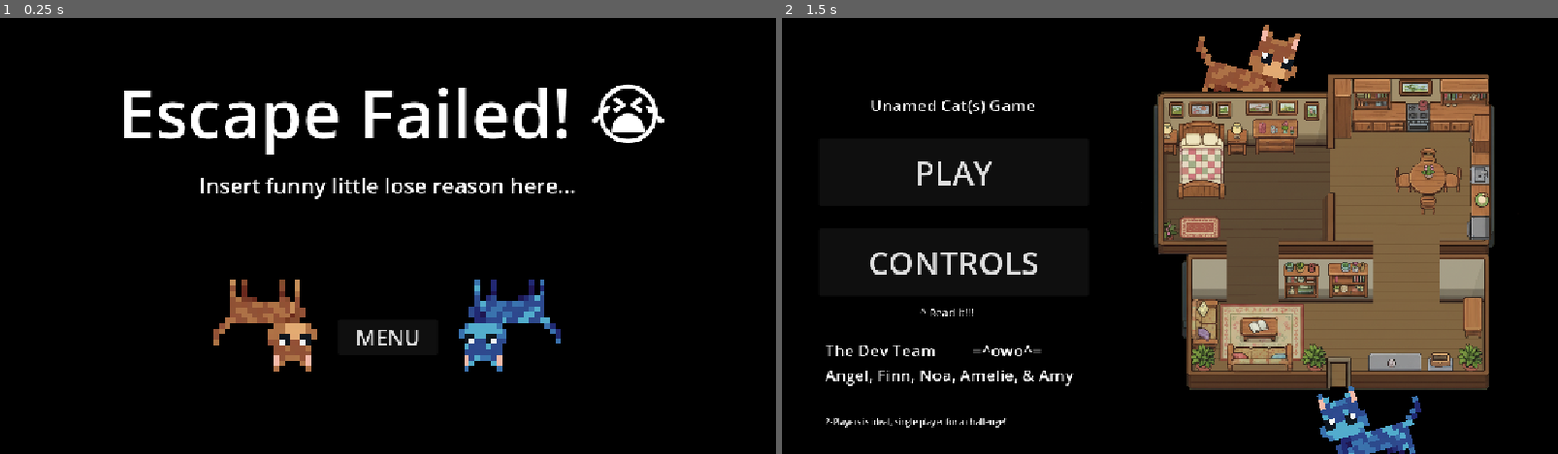
Above: before the commit, frames 1-2 (left to right).
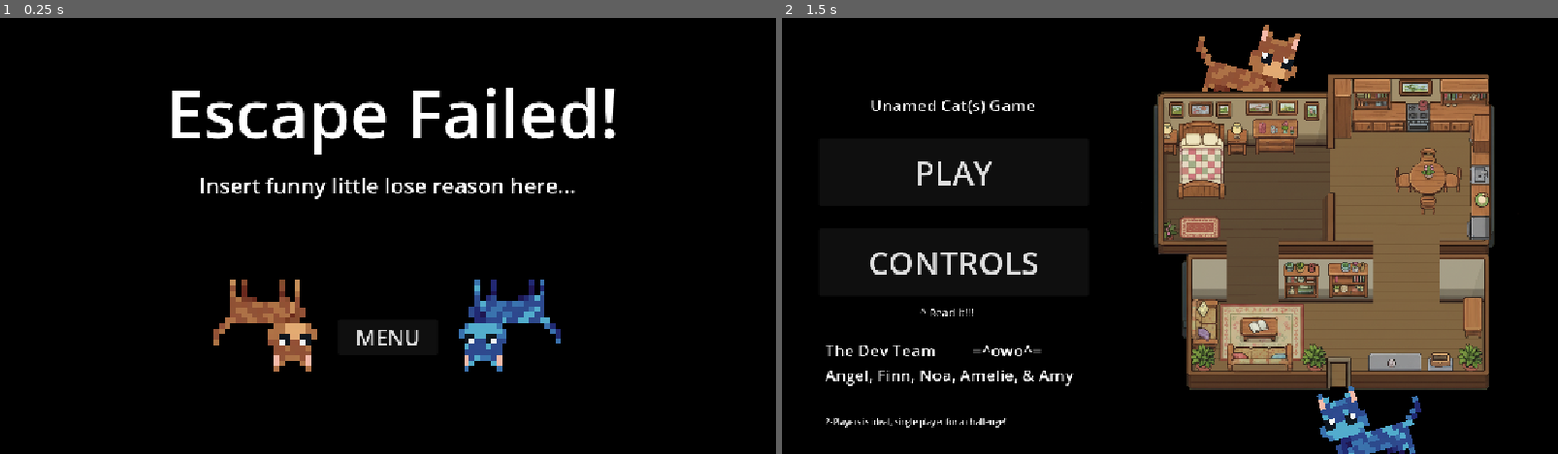
Above: after the commit, the same moments.

Repository: anqilique/GDGJam2-2025
Game: Godot game, scene res://Scenes/loss_screen.tscn
The game is run twice, just before and just after one commit, with the same random seed, the same clock (stepped at 60 frames per second) and the same inputs. This scene is started directly instead of the project's main scene. The engine's default icon, where the game draws it, is replaced by a stand-in: a white triangle on a blue panel in a dark square. Sound files missing from this copy of the repository are replaced by a short silence.
Inputs (mouse positions are in pixels of both pictures, inside the frame that each line leads up to):
- Up to frame 1 (0.25 s): no input
- Up to frame 2 (1.5 s): tap Enter at 0.5 s; move the mouse to (1340, 214) at 0.52 s; hold D (fire_cat_move_right) 0.53-1.25 s; click (1340, 214) at 0.6 s; click "MENU" at 1.25 s

The runs differ from the first frame. In frame 1, 4.2% of the frame differs, in the area x 16-86%, y 15-32%; in frame 2, nothing differs.

Commit message:
Delete Emojis
They do not work on web!

Diff:
--- a/Scenes/loss_screen.tscn
+++ b/Scenes/loss_screen.tscn
@@ -72,7 +72,7 @@
 offset_right = 1001.0
 offset_bottom = 209.0
 theme_override_font_sizes/font_size = 100
-text = "Escape Failed! 😭"
+text = "Escape Failed!"
 horizontal_alignment = 1
 
 [node name="LoseReason" type="Label" parent="CanvasLayer/ColorRect"]
--- a/Scenes/win_screen.tscn
+++ b/Scenes/win_screen.tscn
@@ -84,7 +84,7 @@
 offset_right = 973.0
 offset_bottom = 321.0
 theme_override_font_sizes/font_size = 100
-text = "You Got Out! 🎉"
+text = "You Got Out!"
 horizontal_alignment = 1
 
 [node name="Button" type="Button" parent="CanvasLayer"]
--- a/Scripts/LossScreen.gd
+++ b/Scripts/LossScreen.gd
@@ -8,11 +8,11 @@
 
 	match Globals.loss_reason:
 		"YCatBurned":
-			reason_label.text = "Flame Cat burnt Yarn Cat alive! 😱\nHow could you...?"
+			reason_label.text = "Flame Cat burnt Yarn Cat alive!\nHow could you...?"
 		"YCatDied":
-			reason_label.text = "The Shadows got to Yarn Cat! 👻\nKeep them away next time..."
+			reason_label.text = "The Shadows got to Yarn Cat!\nKeep them away next time..."
 		"FCatDied":
-			reason_label.text = "Flame Cat's Fire was Extinguished! 🧯\nRemember to pass the torch..."
+			reason_label.text = "Flame Cat's Fire was Extinguished!\nRemember to pass the torch..."
 
 
 func _on_button_pressed() -> void:
Not shown, added: export_presets.cfg
